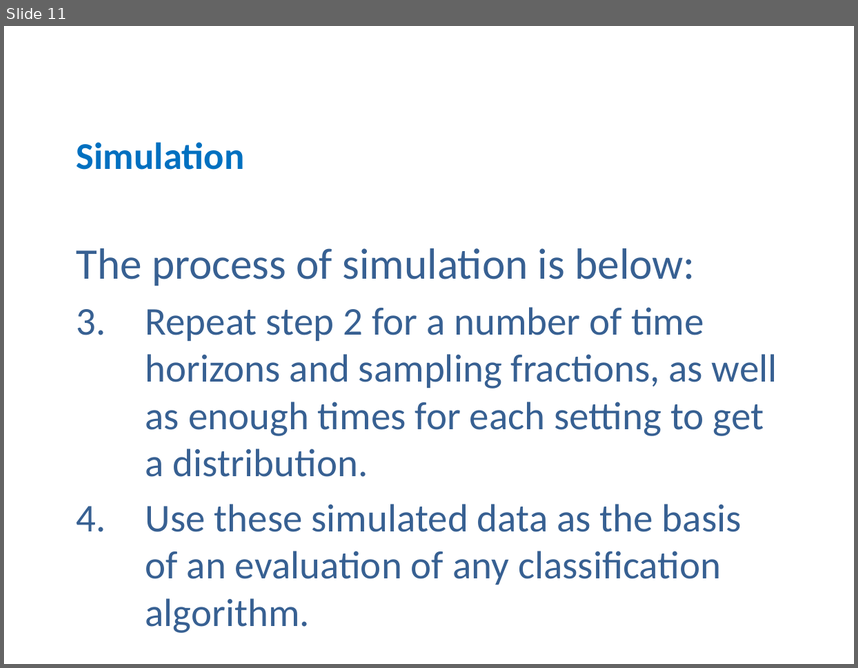
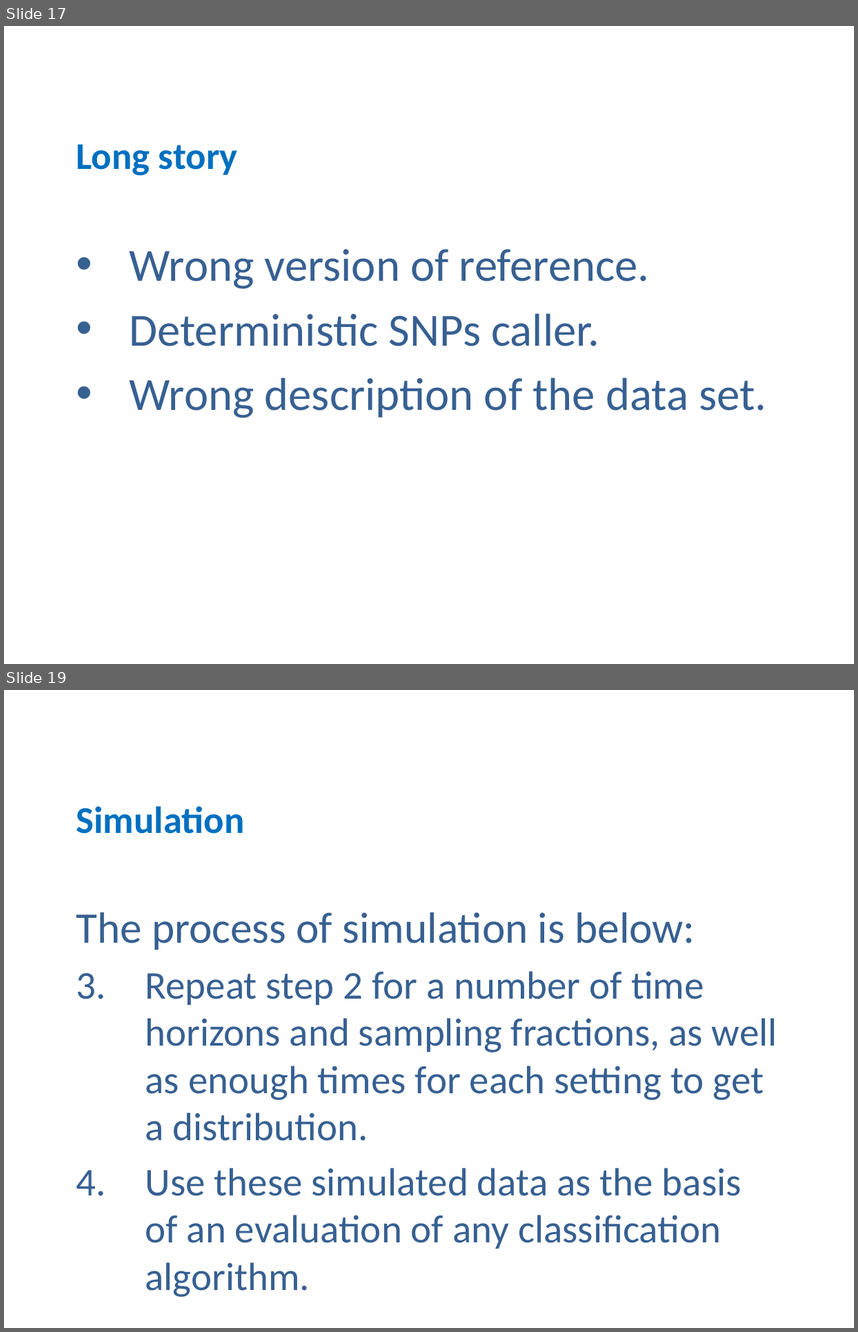
Before and after one commit to zhangfang615/Tuberculosis, a slide deck: 20160705.pptx. Shown one above the other, each under a label of ours: slide 11 before the commit, slides 17 and 19 after it; the slides between them are not shown. The pictures are 858x668 and 858x1332 pixels, drawn with LibreOffice and Linux fonts; fonts in the diff are those of the drawing. Boxes give left, top, right and bottom in pixels: in the first picture for what was removed or moved away, otherwise in the second. Text is boxed around its words. In the diff, an @@ line names an element or a change of style, - is before the commit and + after.

```diff
--- a/20160705.pptx
+++ b/20160705.pptx
@@ slide 17 added at (x1=4, y1=26, x2=854, y2=664), background #FFFFFF @@
@@ title added at (x1=76, y1=144, x2=238, y2=176), 32 pt, text #0070C0, bold @@
+Long story
@@ subtitle added at (x1=129, y1=249, x2=766, y2=418), 39 pt, text #376092 @@
+• Wrong version of reference.
+• Deterministic SNPs caller.
+• Wrong description of the data set.
@@ what was slide 11 is now slide 19 @@
```
Also in this commit, not shown: 5 slides changed, 7 other slides added.
